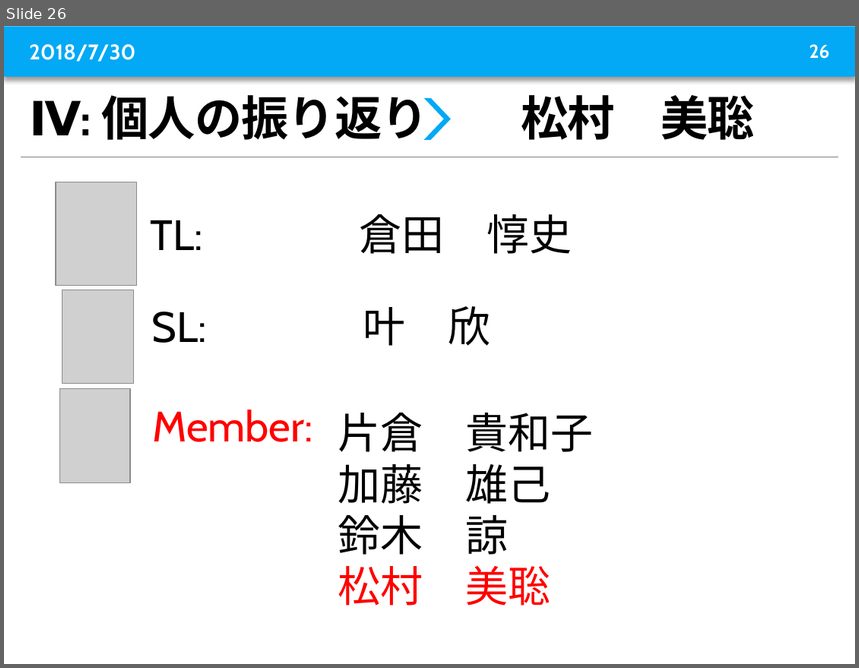
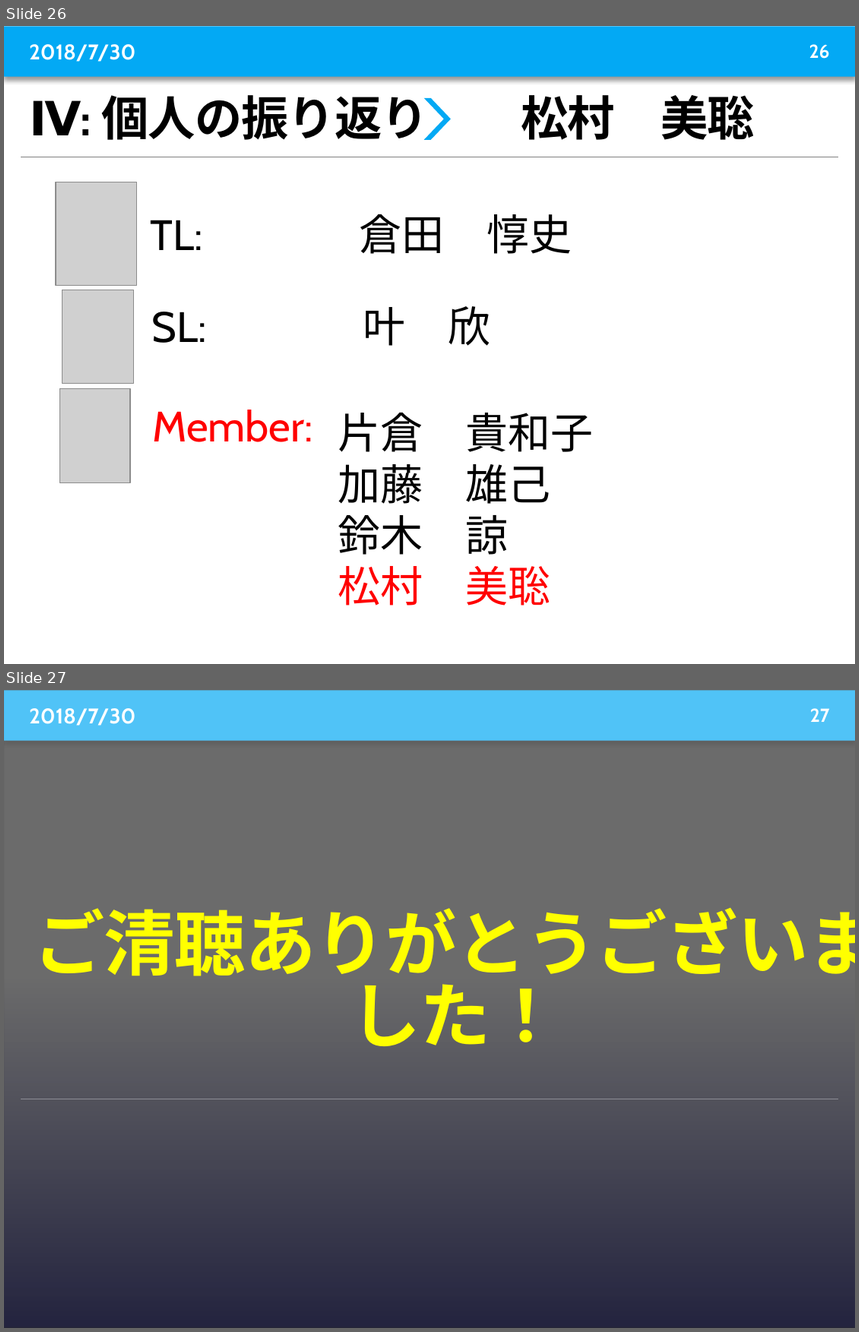
Before and after one commit to sheenyx826/hangman-, a slide deck: グループQ_BlackPepper発表用_yo_07292128.pptx. Shown one above the other, each under a label of ours: slide 26 before the commit, slides 26 and 27 after it. The pictures are 859x668 and 859x1332 pixels, drawn with LibreOffice and Linux fonts; fonts in the diff are those of the drawing; grey boxes stand for pictures; background and template pictures are left out; a plain dark background stands for a picture behind light text. Boxes give left, top, right and bottom in pixels: in the first picture for what was removed or moved away, otherwise in the second. Text is boxed around its words. In the diff, an @@ line names an element or a change of style, - is before the commit and + after.

```diff
--- a/グループQ_BlackPepper発表用_yo_07292128.pptx
+++ b/グループQ_BlackPepper発表用_yo_07292128.pptx
@@ slide 27 added at <box>4,690,855,1328</box>, background picture (left out); not listed: 1 template element that a slide beside it also shows @@
@@ rectangle added at <box>4,690,855,1328</box>, fill gradient #FFFFFF to #14146D @@
@@ text added at <box>29,708,135,726</box>, 18 pt, text #FFFFFF, bold @@
+2018/7/30
@@ page number added at <box>810,708,830,722</box>, 16 pt, text #FFFFFF, bold @@
+27
@@ title added at <box>34,908,855,1046</box>, 60 pt, text #FFFF00, bold @@
+ご清聴ありがとうございました！
@@ line added from (21, 1099) to (838, 1099), #808080 0.5 pt @@
```
